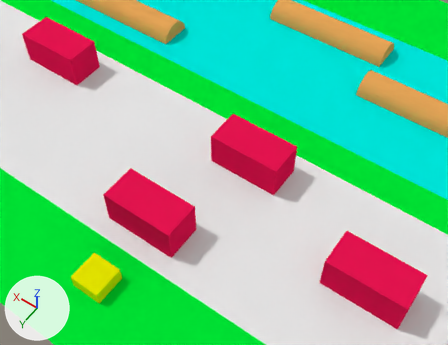
A saved change to the Blender file frogger/blender/Escenario.blend.
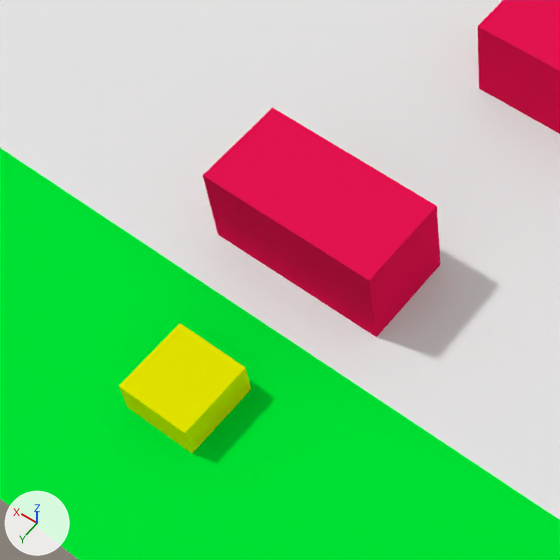
There are two pictures of each version: one from a 50 mm camera at (-6.46, 10.46, 13.09) aimed at (-1.24, 3.15, 1.61), one close up on the part from 5% to 54% of the width and 37% to 100% of the height. Every picture has the same lights, and +X, +Y and +Z are marked at lower left.

The first close-up shows 'Carretera', 'Cesped', 'Coche.002', 'Coche.003', 'Personaje'.
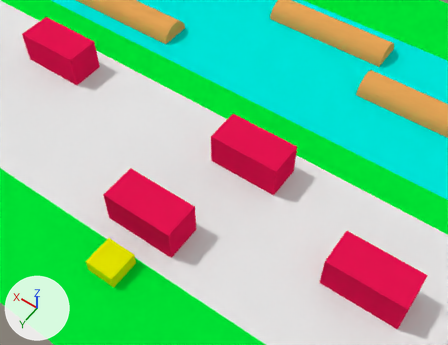
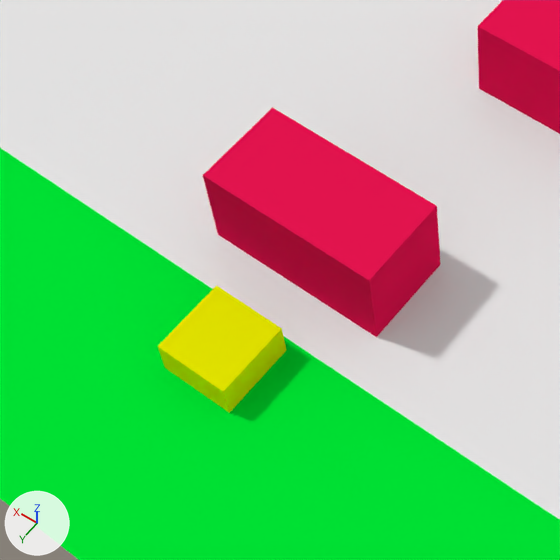
What differs and where, as boxes [x1, y1, x2, y2] in the close-ups (560 x 560 px):
```json
{"object": "Personaje", "change": "moved", "before": [119, 323, 251, 453], "after": [158, 285, 286, 413]}
```

Edits to the scene script, one JSON object a line:
```json
{"op": "set", "path": "ob_personaje.location", "old": "(0.0, 6.5, 0.0)", "new": "(0.0, 6.0, 0.0)"}
```
